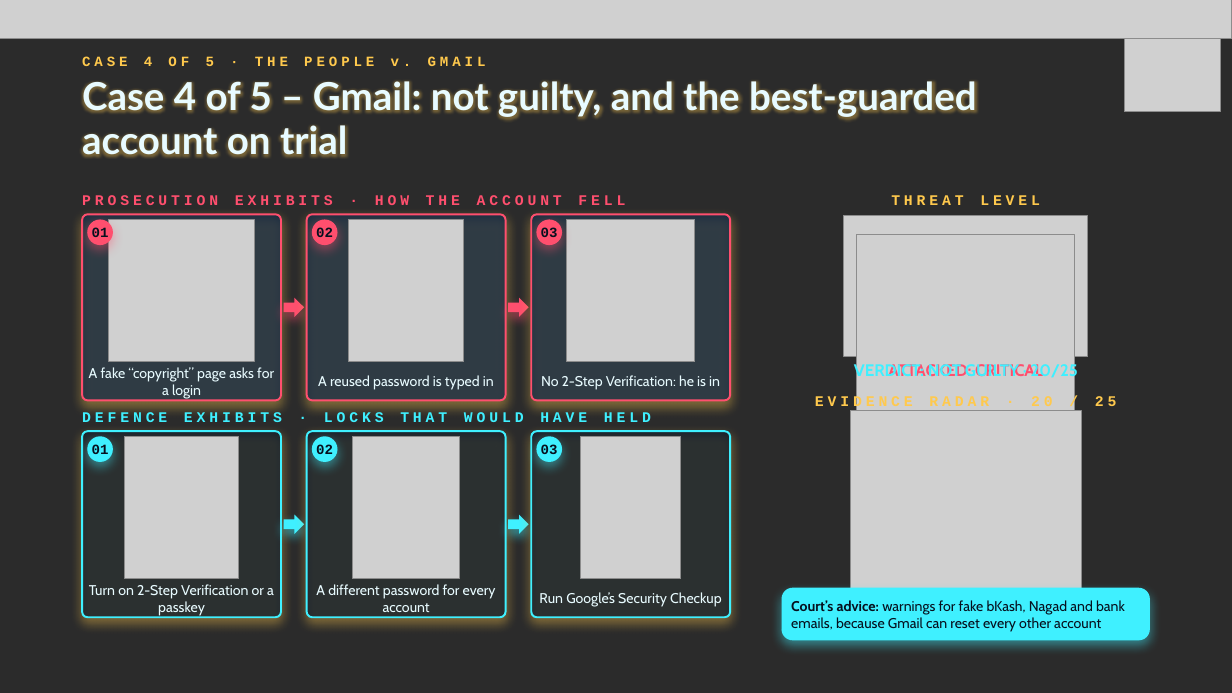
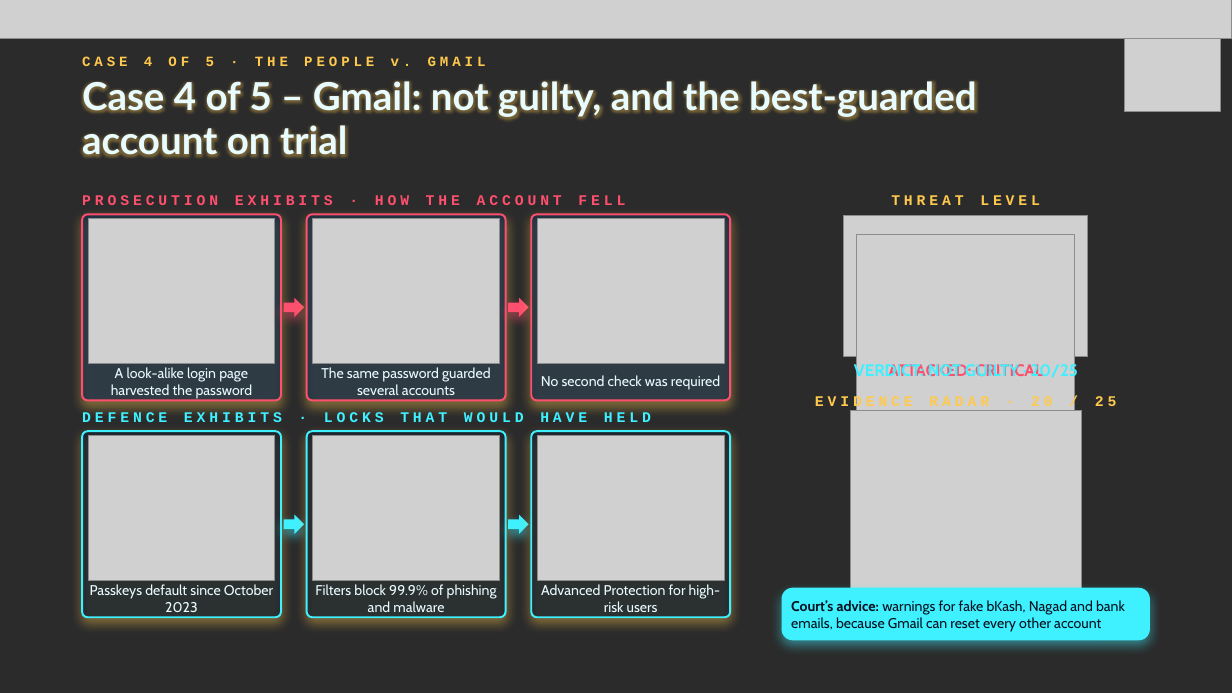
Before and after one commit to jeet42-byte/bangladesh-crime-monitor, a slide deck: slide 7 of cybercrime-assignment/The_People_v_Your_Apps_Holo.pptx. Drawn at 1232x693 pixels with LibreOffice and Linux fonts; fonts in the diff are those of the drawing; grey boxes stand for pictures; background and template pictures are left out; a plain dark background stands for a picture behind light text. Boxes give left, top, right and bottom in pixels: in the first picture for what was removed or moved away, otherwise in the second. Text is boxed around its words. In the diff, an @@ line names an element or a change of style, - is before the commit and + after.

```diff
--- a/cybercrime-assignment/The_People_v_Your_Apps_Holo.pptx
+++ b/cybercrime-assignment/The_People_v_Your_Apps_Holo.pptx
@@ rounded rectangle removed at (87, 220, 113, 246) @@
-01
@@ picture: place and size @@
-picture at (109, 220, 254, 362)
+picture at (88, 218, 274, 363)
@@ picture: place and size @@
-picture at (348, 220, 464, 362)
+picture at (312, 218, 499, 363)
@@ rounded rectangle removed at (312, 220, 338, 246) @@
-02
@@ rounded rectangle removed at (537, 220, 563, 246) @@
-03
@@ picture: place and size @@
-picture at (567, 220, 695, 362)
+picture at (538, 218, 725, 363)
@@ text at (111, 367, 253, 399): text changed @@
-A fake “copyright” page asks for a login
+A look-alike login page harvested the password
@@ text at (321, 367, 491, 395): text changed @@
-A reused password is typed in
+The same password guarded several accounts
@@ text at (541, 375, 720, 390): text changed @@
-No 2-Step Verification: he is in
+No second check was required
@@ rounded rectangle removed at (87, 436, 113, 462) @@
-01
@@ picture: place and size @@
-picture at (125, 436, 238, 579)
+picture at (88, 435, 274, 580)
@@ picture: place and size @@
-picture at (353, 436, 460, 579)
+picture at (312, 435, 499, 580)
@@ rounded rectangle removed at (312, 436, 338, 462) @@
-02
@@ rounded rectangle removed at (537, 436, 563, 462) @@
-03
@@ picture: place and size @@
-picture at (580, 436, 680, 579)
+picture at (538, 435, 725, 580)
@@ text at (90, 584, 273, 612): text changed @@
-Turn on 2-Step Verification or a passkey
+Passkeys default since October 2023
@@ text at (315, 584, 497, 612): text changed @@
-A different password for every account
+Filters block 99.9% of phishing and malware
@@ text at (541, 584, 720, 612): text changed @@
-Run Google’s Security Checkup
+Advanced Protection for high-risk users
```
Also in this commit, not shown: 4 other slides changed, 3 other files.
